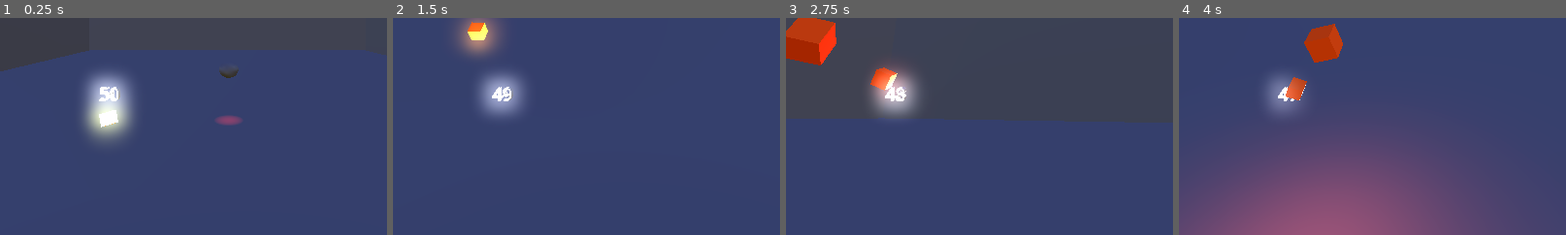
Above: before the commit, frames 1-4 (left to right).
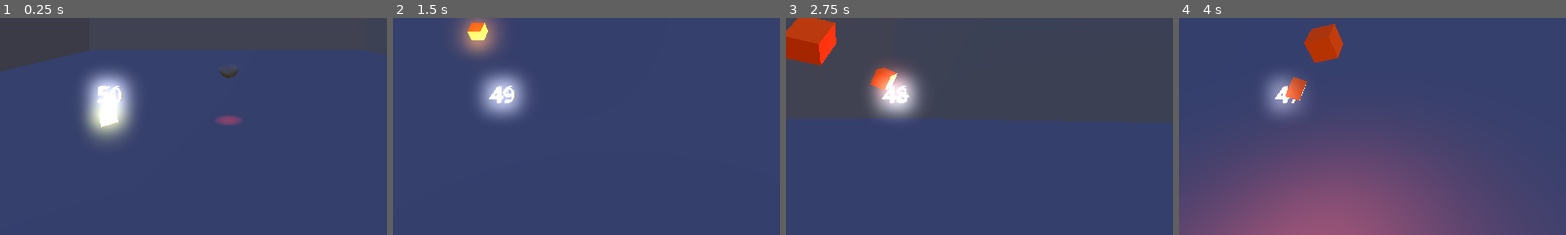
Above: after the commit, the same moments.

Repository: tiger94un/do_share_godot_project
Game: Godot game, scene res://just to test/playable_testmap.tscn
The game is run twice, just before and just after one commit, with the same random seed, the same clock (stepped at 60 frames per second) and the same inputs.
Inputs (mouse positions are % of the whole screen's width and height, from its top left):
- Up to frame 1 (0.25 s): no input
- Up to frame 2 (1.5 s): move the mouse to (55, 50) at 0.52 s; hold W (forward) from 0.53 s (still down); tap Shift (run) at 0.6, 1.35 s; tap Space (jump) at 0.77 s; move the mouse to (45, 50) at 1.27 s
- Up to frame 3 (2.75 s): keep holding W (forward); tap Space (jump) at 1.52 s; move the mouse to (52, 48) at 2.02 s; tap Shift (run) at 2.1 s
- Up to frame 4 (4 s): keep holding W (forward); move the mouse to (49, 52) at 2.77 s; tap Shift (run) at 2.85, 3.6 s; tap Space (jump) at 3.02, 3.77 s; move the mouse to (57, 51) at 3.52 s
The pictures show only the part of the screen within x 21-71%, y 50-100%; the shares and areas given below are measured in that part.

The runs differ from the first frame. In frame 1, 0.9% of the frame differs, in the area x 23-34%, y 28-44%; in frame 2, 0.6%; in frame 3, 0.8%; in frame 4, less than 0.1%.

Commit message:
simple fix

Diff:
--- a/for player/gdscript/gdscript for the door handle/gpu_particles_3d.gd
+++ b/for player/gdscript/gdscript for the door handle/gpu_particles_3d.gd
@@ -2,11 +2,11 @@
 
 @onready var fule: Timer = $Timer
 
-@onready var textforfule: Label = $Timer/Label
+
 
 @onready var mesh_instance: MeshInstance3D = $MeshInstance3D
 
-@onready var just_3d : Label3D = $Label3D
+
 
 var NEW_TEXT_MESH = preload("res://for player/gdscript/gdscript for the door handle/new_text_mesh.tres")
 var the_mount_of_time_in_candle: float
@@ -20,8 +20,6 @@
 	make_lable_text_changes()
 
 func make_lable_text_changes():
-	textforfule.text =  str(ceil(fule.time_left))
-	just_3d.text = textforfule.text
 	mesh_instance.mesh = NEW_TEXT_MESH
 	NEW_TEXT_MESH.text = str(ceil(fule.time_left))
 
--- a/for player/gdscript/gdscript for the door handle/new_text_mesh.tres
+++ b/for player/gdscript/gdscript for the door handle/new_text_mesh.tres
@@ -2,3 +2,4 @@
 
 [resource]
 text = "hello world"
+font_size = 20
--- a/just to test/gpu_particles_3d.tscn
+++ b/just to test/gpu_particles_3d.tscn
@@ -60,20 +60,6 @@
 [node name="Timer" type="Timer" parent="."]
 wait_time = 50.0
 
-[node name="Label" type="Label" parent="Timer"]
-visible = false
-anchors_preset = 15
-anchor_right = 1.0
-anchor_bottom = 1.0
-grow_horizontal = 2
-grow_vertical = 2
-horizontal_alignment = 1
-
-[node name="Label3D" type="Label3D" parent="."]
-visible = false
-pixel_size = 0.06
-text = "timeress"
-
 [node name="MeshInstance3D" type="MeshInstance3D" parent="."]
 transform = Transform3D(7, 0, 0, 0, 7, 0, 0, 0, 7, 0, 0, 0)
 mesh = SubResource("TextMesh_gsfmi")
